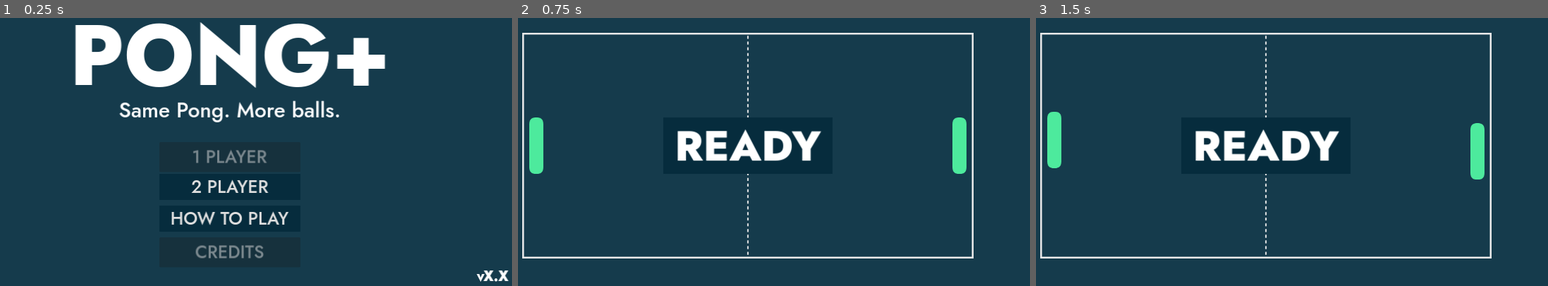
Above: before the commit, frames 1-3 (left to right).
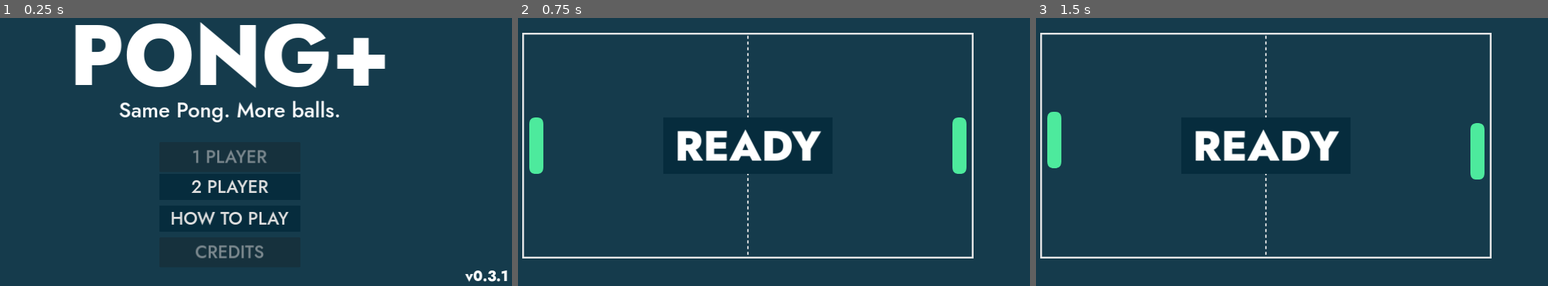
Above: after the commit, the same moments.

Repository: cf-Le3/pong-plus
Game: Godot game, scene res://main/main.tscn
The game is run twice, just before and just after one commit, with the same random seed, the same clock (stepped at 60 frames per second) and the same inputs.
Inputs:
- Up to frame 1 (0.25 s): no input
- Up to frame 2 (0.75 s): click "2 PLAYER" at 0.5 s
- Up to frame 3 (1.5 s): tap Enter at 1.25 s; hold W (up_player1) from 1.28 s (still down); hold Down (down_player2) from 1.28 s (still down)

The runs differ from the first frame. In frame 1, 0.2% of the frame differs, in the area x 90-100%, y 94-99%; in frame 2, nothing differs; in frame 3, nothing differs.

Commit message:
Define new function "set_version" in "title.gd"
The version number is now specified in "main.gd" and can be displayed on the title screen via this new function.

Diff:
--- a/Pong Plus/main/main.gd
+++ b/Pong Plus/main/main.gd
@@ -3,6 +3,10 @@
 @export var help_scene: PackedScene
 var game
 var help
+var version = "v0.3.1"
+
+func _ready() -> void:
+	$Title.set_version(version)
 
 func _on_title_new_game_multiplayer() -> void:
 	enable_title(false)
--- a/Pong Plus/title/title.gd
+++ b/Pong Plus/title/title.gd
@@ -17,3 +17,6 @@
 
 func delay_input() -> void:
 	$WaitTimer.start()
+
+func set_version(version: String) -> void:
+	$VersionLabel.text = version
--- a/Pong Plus/title/title.tscn
+++ b/Pong Plus/title/title.tscn
@@ -49,13 +49,14 @@
 horizontal_alignment = 1
 
 [node name="VersionLabel" type="Label" parent="."]
-offset_left = 1200.0
+offset_left = 1024.0
 offset_top = 592.0
 offset_right = 1272.0
 offset_bottom = 639.0
 theme_override_fonts/font = ExtResource("1_7u21k")
 theme_override_font_sizes/font_size = 32
 text = "vX.X"
+horizontal_alignment = 2
 
 [node name="SinglePlayerButton" type="Button" parent="."]
 offset_left = 480.0
